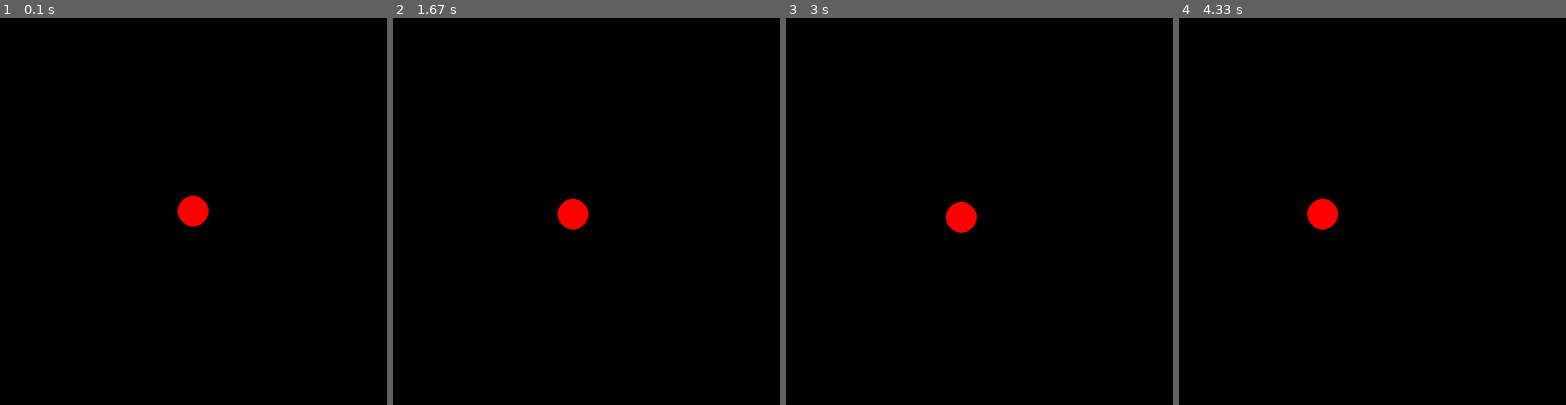
Above: before the commit, frames 1-4 (left to right).
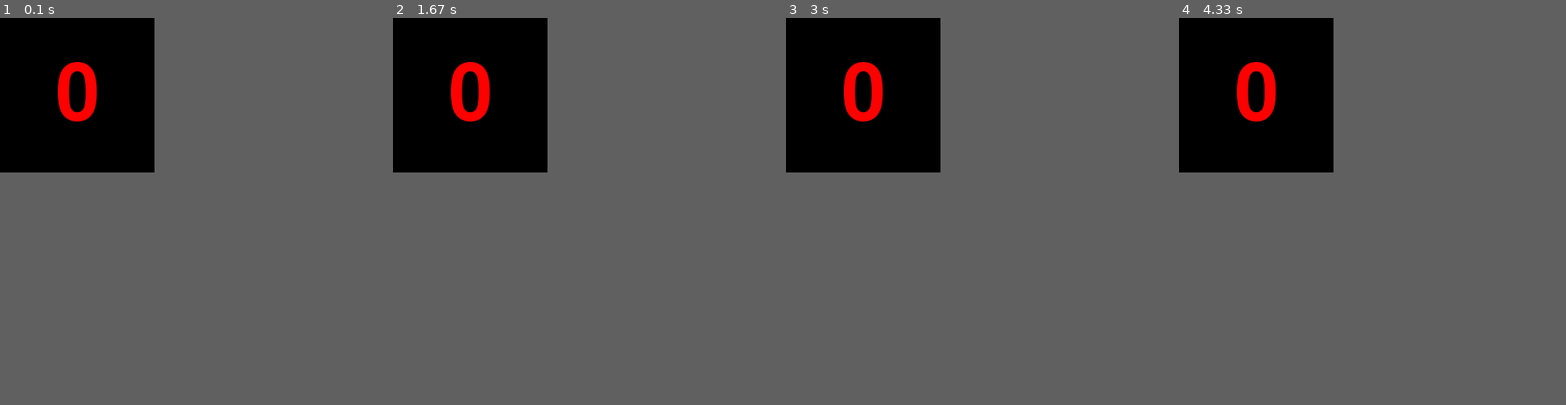
Above: after the commit, the same moments.

Repository: nikniksham/Moscow_Shamkov
Game: pygame game, started from PyGame_Part_2.py
Same seed, same stepped clock (60 frames per second), same inputs: the game is played once before the commit and once after it.
Inputs (mouse positions are in pixels of both pictures, inside the frame that each line leads up to):
- Up to frame 1 (0.1 s): no input
- Up to frame 2 (1.67 s): click (578, 257) at 0.38 s; click (640, 242) at 0.72 s; click (482, 192) at 1.08 s; click (687, 68) at 1.62 s
- Up to frame 3 (3 s): click (863, 188) at 1.95 s; click (882, 304) at 2.28 s; click (1045, 346) at 2.62 s; click (867, 134) at 2.95 s
- Up to frame 4 (4.33 s): click (1353, 215) at 3.28 s; click (1275, 269) at 3.62 s; click (1287, 145) at 3.95 s; click (1333, 118) at 4.28 s
In our replay, the window is 501x501 before the commit and 200x200 after it. These sizes can differ from the game's own. Grey fills any space a smaller window leaves; there, only what the larger window draws over its background counts as a difference.

The runs differ from the first frame. In frame 1, 1.4% of the frame differs, in the area x 14-54%, y 11-54%; in frame 2, 1.4%; in frame 3, 1.4%; in frame 4, 1.4%.

Commit message:
pygame_2 задача 5

Diff:
--- a/PyGame_Part_2.py
+++ b/PyGame_Part_2.py
@@ -1,29 +1,20 @@
 import pygame
 
 pygame.init()
-size = [width, height] = [501, 501]
-x, y = width // 2, height // 2
+size = [width, height] = [200, 200]
 running = True
-f_click = False
-mouse_pos = [width // 2, height // 2]
+number = 0
+font = pygame.font.Font(None, 150)
 screen = pygame.display.set_mode(size)
 clock = pygame.time.Clock()
 while running:
     screen.fill((0, 0, 0))
+    text = font.render(str(number), 1, (255, 0, 0))
     for event in pygame.event.get():
         if event.type == pygame.QUIT:
             running = False
-        if event.type == pygame.MOUSEBUTTONDOWN:
-            if event.button == 1:
-                mouse_pos = pygame.mouse.get_pos()
-    if x < mouse_pos[0]:
-        x += 1
-    if x > mouse_pos[0]:
-        x -= 1
-    if y < mouse_pos[1]:
-        y += 1
-    if y > mouse_pos[1]:
-        y -= 1
-    pygame.draw.circle(screen, (255, 0, 0), (x, y), 20)
+        if event.type == 17:
+            number += 1
+    screen.blit(text, (width // 2 - text.get_width() // 2, height // 2 - text.get_height() // 2))
     pygame.display.flip()
     clock.tick(60)
